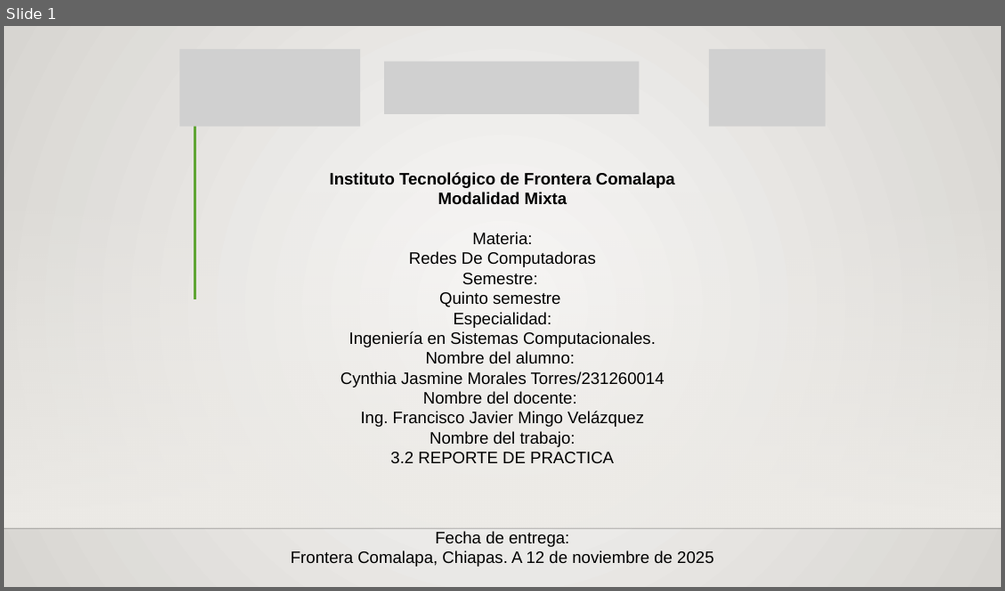
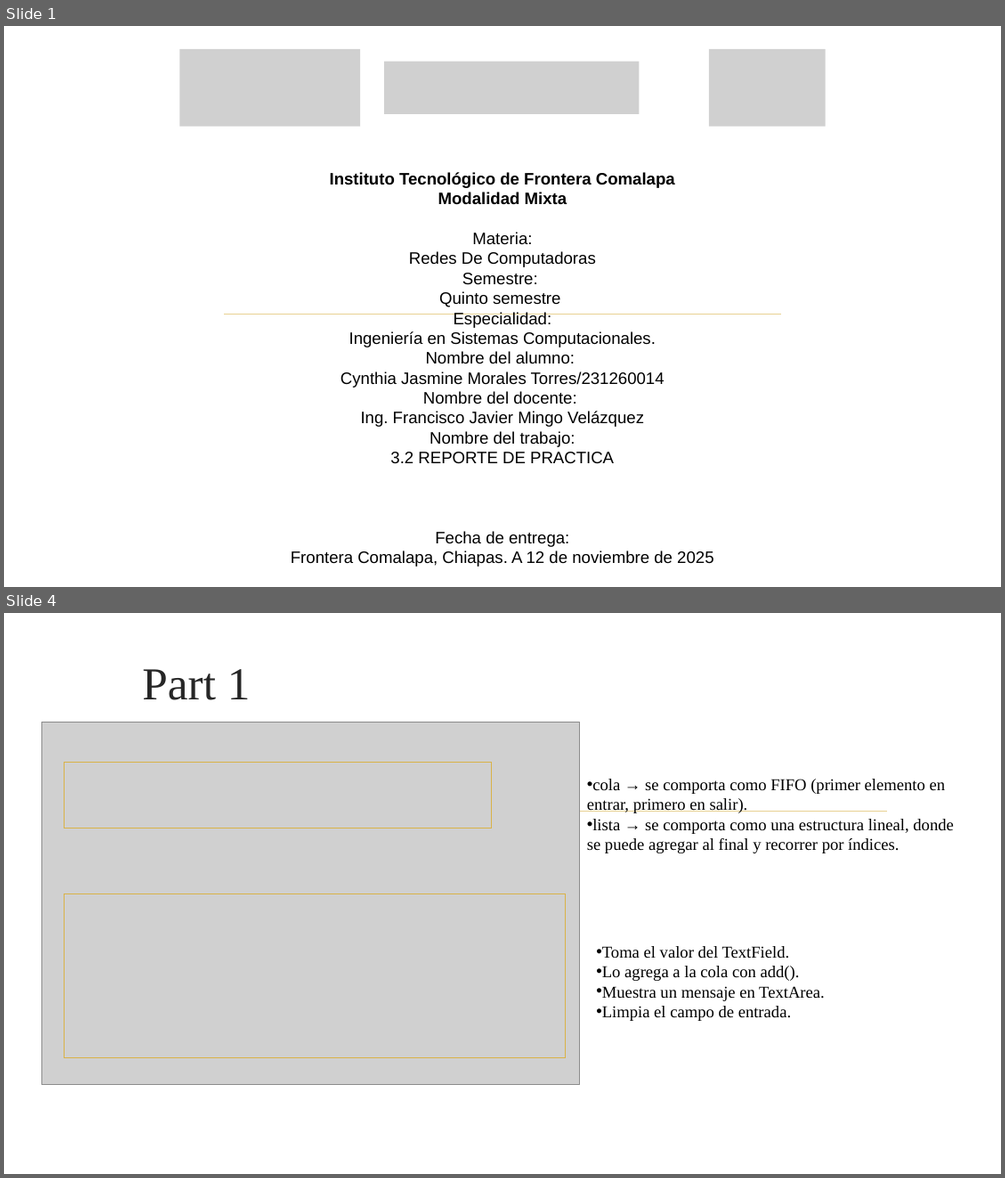
Before and after one commit to Cynthia21Morales/EstructuraDeDatos_CynthiaJasmineMT, a slide deck: Unidad 3/3.2 Reporte de Practica_Cynthia Jasmine Morales Torres.pptx. Shown one above the other, each under a label of ours: slide 1 before the commit, slides 1 and 4 after it; the slides between them are not shown. The pictures are 1005x591 and 1005x1178 pixels, drawn with LibreOffice and Linux fonts; fonts in the diff are those of the drawing; grey boxes stand for pictures; background and template pictures are left out. Boxes give left, top, right and bottom in pixels: in the first picture for what was removed or moved away, otherwise in the second. Text is boxed around its words. In the diff, an @@ line names an element or a change of style, - is before the commit and + after.

```diff
--- a/Unidad 3/3.2 Reporte de Practica_Cynthia Jasmine Morales Torres.pptx
+++ b/Unidad 3/3.2 Reporte de Practica_Cynthia Jasmine Morales Torres.pptx
@@ slide 4 added at (4,613,1001,1174), background picture (left out) @@
@@ title added at (142,669,251,700), 44 pt, text #262626 @@
+Part 1
@@ picture added at (41,722,579,1084) @@
@@ rectangle added at (64,763,492,828), outline #D9B247 0.75 pt @@
@@ text added at (587,779,953,853), 16 pt, text #000000 @@
+• cola → se comporta como FIFO (primer elemento en entrar, primero en salir).
+• lista → se comporta como una estructura lineal, donde se puede agregar al final y recorrer por índices.
@@ line added from (119, 811) to (887, 811), #E8D191 1.25 pt @@
@@ rectangle added at (64,893,566,1058), outline #D9B247 0.75 pt @@
@@ text added at (602,946,825,1021), 16 pt, text #000000 @@
+• Toma el valor del TextField.
+• Lo agrega a la cola con add().
+• Muestra un mensaje en TextArea.
+• Limpia el campo de entrada.
@@ slide 1 changed as well @@
@@ background gradient #FAFAF9 to #D7D5D2 to picture (left out) @@
@@ line removed from (194, 91) to (194, 300) @@
@@ rectangle removed at (4,191,1001,527) @@
@@ line added from (224, 313) to (782, 313), #E8D191 1.25 pt @@
@@ line removed from (4, 529) to (1001, 529) @@
```
Also in this commit, not shown: 6 other slides added, 56 other files.
